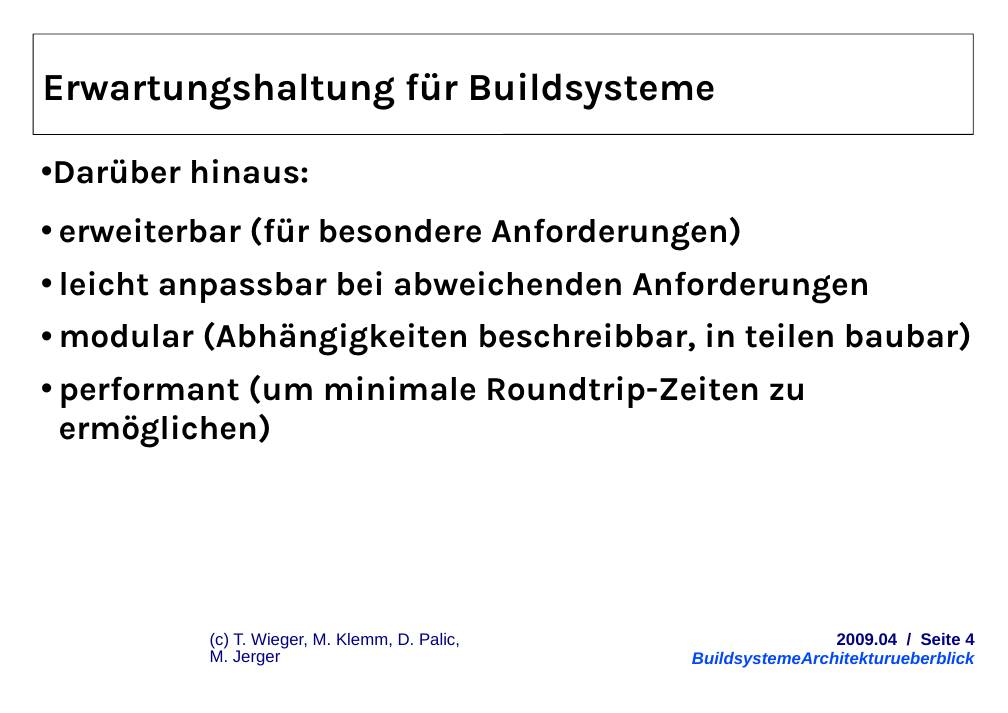
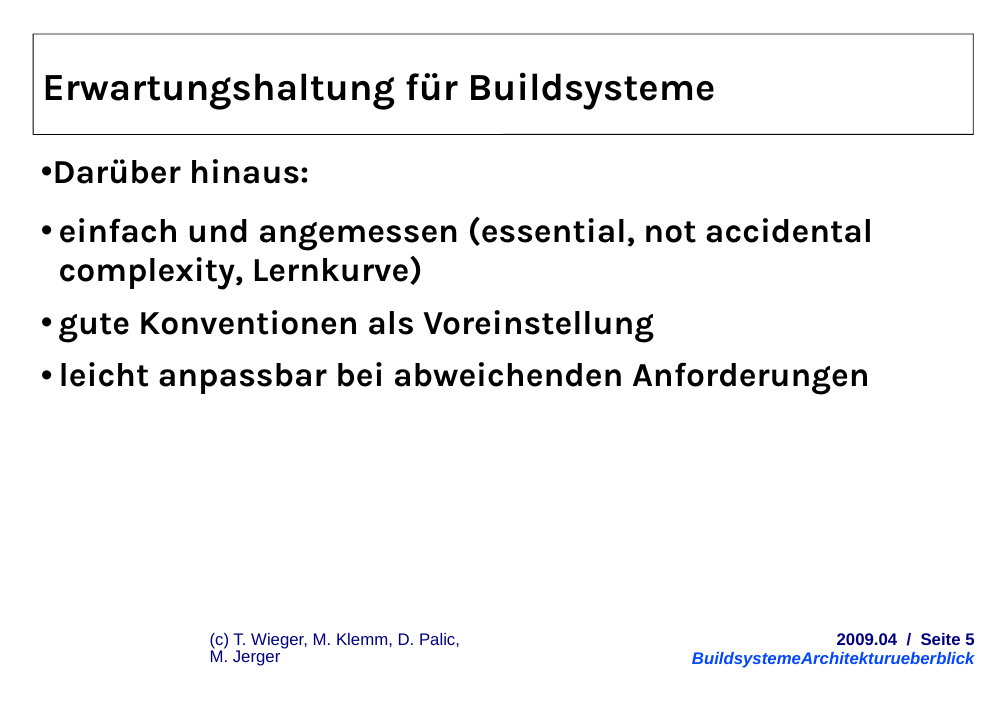
Before and after one commit to herrwieger/experttrainingbuildsystems, a slide deck: slide 5 of praesentationen/BuildsystemeArchitekturueberblick.odp (slide 4 before the commit). Drawn at 1008x713 pixels with LibreOffice and Linux fonts; fonts in the diff are those of the drawing; background and template pictures are left out. Boxes give left, top, right and bottom in pixels: in the first picture for what was removed or moved away, otherwise in the second. Text is boxed around its words. In the diff, an @@ line names an element or a change of style, - is before the commit and + after.

```diff
--- a/praesentationen/BuildsystemeArchitekturueberblick.odp
+++ b/praesentationen/BuildsystemeArchitekturueberblick.odp
@@ text at <box>59,217,873,343</box>: text changed @@
-  • erweiterbar (für besondere Anforderungen)
+  • einfach und angemessen (essential, not accidental complexity, Lernkurve)
+  • gute Konventionen als Voreinstellung
@@ text at <box>59,322,972,448</box>: paragraphs removed @@
-  • modular (Abhängigkeiten beschreibbar, in teilen baubar)
-  • performant (um minimale Roundtrip-Zeiten zu ermöglichen)
@@ text at <box>837,633,974,645</box>: text changed @@
-2009.04 / Seite 4
+2009.04 / Seite 5
```
Also in this commit, not shown: 8 other slides changed, 2 slides added, 1 slide removed.
